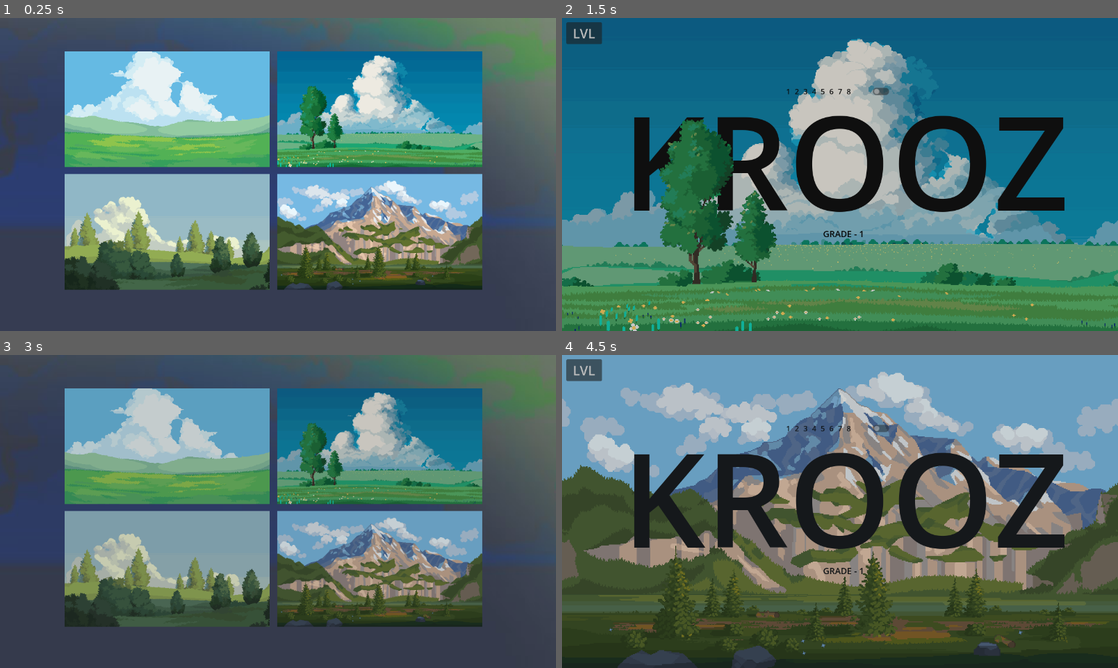
Above: before the commit, frames 1-4 (two rows, left to right).
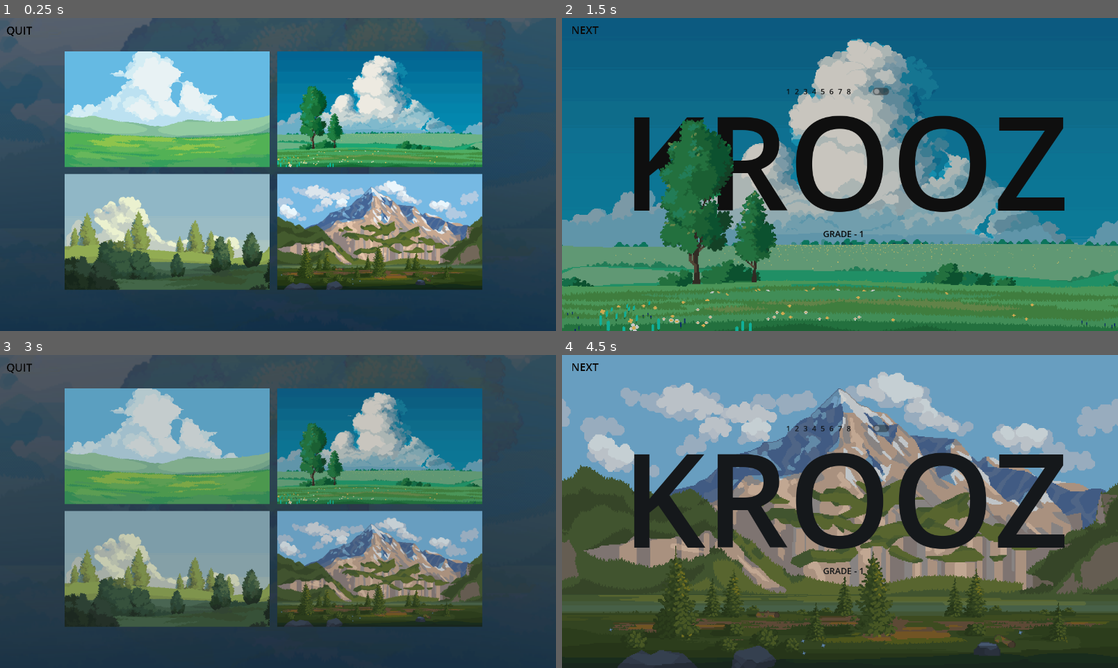
Above: after the commit, the same moments.

Repository: somKrooz/Godot-Parallax-Kanji
Game: Godot game, scene res://MainScene/level_select.tscn
The game is run twice, just before and just after one commit, with the same random seed, the same clock (stepped at 60 frames per second) and the same inputs.
Inputs (mouse positions are in pixels of both pictures, inside the frame that each line leads up to):
- Up to frame 1 (0.25 s): no input
- Up to frame 2 (1.5 s): click (940, 108) at 0.5 s; click "LVL" (after the commit: "NEXT") at 1.25 s
- Up to frame 3 (3 s): click "LVL" (after the commit: "NEXT") at 2 s; click (166, 567) at 2.75 s
- Up to frame 4 (4.5 s): click (940, 567) at 3.5 s; click "LVL" (after the commit: "NEXT") at 4.25 s

The runs differ from the first frame. In frame 1, 29% of the frame differs, in the area x 0-100%, y 0-100%; in frame 2, 0.4%; in frame 3, 17%; in frame 4, 0.5%.
Error in both runs: Invalid call. Nonexistent function 'size' in base 'Nil'. (res://Utils/Kanji-API.gd:20)

Commit message:
Fixed Few Bugs and added audio streams

Diff:
--- a/AnimScript/AutoRun.gd
+++ b/AnimScript/AutoRun.gd
@@ -1,10 +1,12 @@
 extends ParallaxBackground
+@onready var loop = $"../loop"
+@export var speed = 20000.0
 
-@export var speed = 20000.0
 var direction = Vector2.RIGHT
 # Called when the node enters the scene tree for the first time.
 func _ready():
-	pass # Replace with function body.
+	loop.play()
+
 
 
 # Called every frame. 'delta' is the elapsed time since the previous frame.
--- a/MainScene/level_select.tscn
+++ b/MainScene/level_select.tscn
@@ -1,20 +1,34 @@
-[gd_scene load_steps=8 format=3 uid="uid://bmpgv7rd1kk45"]
+[gd_scene load_steps=10 format=3 uid="uid://bmpgv7rd1kk45"]
 
 [ext_resource type="Script" path="res://Utils/LevelSelect.gd" id="1_bk04e"]
-[ext_resource type="Texture2D" uid="uid://lreutkno1x5" path="res://Levels/Out.jpg" id="1_itfro"]
+[ext_resource type="Texture2D" uid="uid://dpvsjiywnx7st" path="res://Levels/mainMenu.png" id="1_mcqrx"]
 [ext_resource type="Texture2D" uid="uid://j40pdc6xqt2l" path="res://Levels/nature_2/orig.png" id="2_v3d7x"]
 [ext_resource type="Texture2D" uid="uid://cvlturrtrsvic" path="res://Levels/1.png" id="3_2oao7"]
 [ext_resource type="Texture2D" uid="uid://edcjjbdw5bkx" path="res://Levels/nature_3/orig.png" id="3_un6pc"]
 [ext_resource type="Texture2D" uid="uid://c653yxcj2y30o" path="res://Levels/nature_4/orig.png" id="4_7hlvp"]
 [ext_resource type="Texture2D" uid="uid://c54nt8fh2f36l" path="res://Levels/nature_5/orig.png" id="5_8g4pr"]
+[ext_resource type="AudioStream" uid="uid://ba4qrgw4wbd1g" path="res://Music/minimal-pop-click-ui-1-198301.mp3" id="8_wkcod"]
+
+[sub_resource type="FontVariation" id="FontVariation_we0qh"]
 
 [node name="Level-Select" type="Node2D"]
 
 [node name="Sprite2D" type="Sprite2D" parent="."]
-position = Vector2(715, 204)
+position = Vector2(667, 193)
 scale = Vector2(2.80556, 3.34568)
-texture = ExtResource("1_itfro")
-flip_v = true
+texture = ExtResource("1_mcqrx")
+
+[node name="Button2" type="Button" parent="."]
+offset_left = 12.0
+offset_top = 11.0
+offset_right = 825.0
+offset_bottom = 442.0
+scale = Vector2(0.08, 0.08)
+theme_override_colors/font_color = Color(0, 0, 0, 1)
+theme_override_fonts/font = SubResource("FontVariation_we0qh")
+theme_override_font_sizes/font_size = 310
+text = "QUIT"
+flat = true
 
 [node name="GridContainer" type="GridContainer" parent="."]
 anchors_preset = 8
@@ -60,6 +74,10 @@
 texture_pressed = ExtResource("3_2oao7")
 texture_hover = ExtResource("3_2oao7")
 
+[node name="click-Sound" type="AudioStreamPlayer2D" parent="."]
+stream = ExtResource("8_wkcod")
+
+[connection signal="pressed" from="Button2" to="GridContainer" method="_on_button_2_pressed"]
 [connection signal="pressed" from="GridContainer/level-1" to="GridContainer" method="_on_level_1_pressed"]
 [connection signal="pressed" from="GridContainer/level-2" to="GridContainer" method="_on_level_2_pressed"]
 [connection signal="pressed" from="GridContainer/level-3" to="GridContainer" method="_on_level_3_pressed"]
--- a/Scene/Util-Scene/change_btn.tscn
+++ b/Scene/Util-Scene/change_btn.tscn
@@ -1,6 +1,7 @@
-[gd_scene load_steps=3 format=3 uid="uid://byc5wpin53ivg"]
+[gd_scene load_steps=4 format=3 uid="uid://byc5wpin53ivg"]
 
 [ext_resource type="Script" path="res://Utils/levelChange.gd" id="1_n52i0"]
+[ext_resource type="AudioStream" uid="uid://b5esraqnkexh5" path="res://Music/bloop-1-184019.mp3" id="2_4s0fs"]
 
 [sub_resource type="FontVariation" id="FontVariation_g8rvd"]
 
@@ -9,11 +10,17 @@
 [node name="Button" type="Button" parent="."]
 offset_left = 10.0
 offset_top = 10.0
-offset_right = 92.0
-offset_bottom = 54.0
+offset_right = 1077.0
+offset_bottom = 441.0
+scale = Vector2(0.08, 0.08)
+theme_override_colors/font_color = Color(0, 0, 0, 1)
 theme_override_fonts/font = SubResource("FontVariation_g8rvd")
-theme_override_font_sizes/font_size = 30
-text = "LVL"
+theme_override_font_sizes/font_size = 310
+text = "NEXT"
+flat = true
 script = ExtResource("1_n52i0")
 
+[node name="Click-Sound" type="AudioStreamPlayer2D" parent="."]
+stream = ExtResource("2_4s0fs")
+
 [connection signal="pressed" from="Button" to="Button" method="_on_pressed"]
--- a/Scene/grass_land.tscn
+++ b/Scene/grass_land.tscn
@@ -7,6 +7,7 @@
 [ext_resource type="Texture2D" uid="uid://cuhn60gni2hrd" path="res://Levels/nature_5/3.png" id="5_pvin6"]
 [ext_resource type="PackedScene" uid="uid://0iy0x4yfsohw" path="res://MainScene/kanji_api.tscn" id="5_x6wpr"]
 [ext_resource type="Texture2D" uid="uid://b4ee4gblrw8qt" path="res://Levels/nature_5/4.png" id="6_0oq5p"]
+[ext_resource type="AudioStream" uid="uid://b0kporgookhth" path="res://Music/peaceful-piano-loop-6903.mp3" id="8_ea7lg"]
 
 [node name="GrassLand" type="Node2D"]
 
@@ -59,3 +60,6 @@
 texture = ExtResource("6_0oq5p")
 centered = false
 offset = Vector2(0, 12)
+
+[node name="loop" type="AudioStreamPlayer2D" parent="."]
+stream = ExtResource("8_ea7lg")
--- a/Scene/grassland.tscn
+++ b/Scene/grassland.tscn
@@ -7,6 +7,7 @@
 [ext_resource type="Texture2D" uid="uid://dwlfsr5rlvex5" path="res://Levels/nature_3/3.png" id="4_3ticg"]
 [ext_resource type="Texture2D" uid="uid://bg0c6i6u25wel" path="res://Levels/nature_3/4.png" id="5_0np5i"]
 [ext_resource type="PackedScene" uid="uid://0iy0x4yfsohw" path="res://MainScene/kanji_api.tscn" id="5_c1uro"]
+[ext_resource type="AudioStream" uid="uid://r82f1uh7y7p4" path="res://Music/war-drum-loop-103870.mp3" id="8_vp0e2"]
 
 [node name="Grassland" type="Node2D"]
 
@@ -60,3 +61,6 @@
 texture = ExtResource("5_0np5i")
 centered = false
 offset = Vector2(0, 12)
+
+[node name="loop" type="AudioStreamPlayer2D" parent="."]
+stream = ExtResource("8_vp0e2")
--- a/Scene/hollow_forest.tscn
+++ b/Scene/hollow_forest.tscn
@@ -7,6 +7,7 @@
 [ext_resource type="PackedScene" uid="uid://0iy0x4yfsohw" path="res://MainScene/kanji_api.tscn" id="5_3xhp1"]
 [ext_resource type="Texture2D" uid="uid://6h8gq4slmxtl" path="res://Levels/nature_2/3.png" id="5_b4hgq"]
 [ext_resource type="Texture2D" uid="uid://cke4s70ho8t2j" path="res://Levels/nature_2/4.png" id="6_mn4nm"]
+[ext_resource type="AudioStream" uid="uid://bpf4ri2f70qjs" path="res://Music/sunflower-street-drumloop-85bpm-163900.mp3" id="8_wol76"]
 
 [node name="HollowForest" type="Node2D"]
 
@@ -59,3 +60,6 @@
 texture = ExtResource("6_mn4nm")
 centered = false
 offset = Vector2(0, 12)
+
+[node name="loop" type="AudioStreamPlayer2D" parent="."]
+stream = ExtResource("8_wol76")
--- a/Scene/pine_land.tscn
+++ b/Scene/pine_land.tscn
@@ -7,6 +7,7 @@
 [ext_resource type="Texture2D" uid="uid://csvxartpki4v3" path="res://Levels/nature_4/2.png" id="4_fctlp"]
 [ext_resource type="Texture2D" uid="uid://b26lfllompiuy" path="res://Levels/nature_4/4.png" id="4_u0vbg"]
 [ext_resource type="PackedScene" uid="uid://0iy0x4yfsohw" path="res://MainScene/kanji_api.tscn" id="5_u7vip"]
+[ext_resource type="AudioStream" uid="uid://bq757r61pxa4d" path="res://Music/amen-break-no-copyright-remake-120bpm-25924.mp3" id="8_gg2u8"]
 
 [node name="Pine-Land" type="Node2D"]
 
@@ -58,3 +59,6 @@
 texture = ExtResource("4_u0vbg")
 centered = false
 offset = Vector2(0, 12)
+
+[node name="loop" type="AudioStreamPlayer2D" parent="."]
+stream = ExtResource("8_gg2u8")
--- a/Utils/Kanji-API.gd
+++ b/Utils/Kanji-API.gd
@@ -22,7 +22,7 @@
 
 
 func _on_timer_timeout():
-	http_request.request_completed.connect(_on_request_completed)
+	#http_request.request_completed.connect(_on_request_completed)
 	http_request.request(mainUrl)
 
 
--- a/Utils/LevelSelect.gd
+++ b/Utils/LevelSelect.gd
@@ -1,5 +1,7 @@
 extends GridContainer
 
+@onready var click_sound = $"../click-Sound"
+@onready var exit_sound = $"../exit-Sound"
 
 # Called when the node enters the scene tree for the first time.
 func _ready():
@@ -7,16 +9,24 @@
 
 
 func _on_level_1_pressed():
+	click_sound.play()
 	Screenfade.kroozer("res://Scene/hollow_forest.tscn")
 
 
 func _on_level_2_pressed():
+	click_sound.play()
 	Screenfade.kroozer("res://Scene/grass_land.tscn")
 
 
 func _on_level_3_pressed():
+	click_sound.play()
 	Screenfade.kroozer("res://Scene/pine_land.tscn")
 
 
 func _on_level_4_pressed():
+	click_sound.play()
 	Screenfade.kroozer("res://Scene/grassland.tscn")
+
+
+func _on_button_2_pressed():
+	get_tree().quit()
--- a/Utils/levelChange.gd
+++ b/Utils/levelChange.gd
@@ -1,11 +1,13 @@
 extends Button
 
+@onready var click_sound = $"../Click-Sound"
 
 # Called when the node enters the scene tree for the first time.
 func _ready():
-	pass # Replace with function body.
+	pass
 
 
 
 func _on_pressed():
 	Screenfade.kroozer("res://MainScene/level_select.tscn")
+	click_sound.play()
Binary file added: Levels/mainMenu.png
Not shown, added: Levels/mainMenu.png.import
Not shown, added: Music/amen-break-no-copyright-remake-120bpm-25924.mp3.import
Not shown, added: Music/bloop-1-184019.mp3.import
Not shown, added: Music/minimal-pop-click-ui-1-198301.mp3.import
Not shown, added: Music/peaceful-piano-loop-6903.mp3.import
Not shown, added: Music/sunflower-street-drumloop-85bpm-163900.mp3.import
Not shown, added: Music/war-drum-loop-103870.mp3.import
Not shown: 1 places in Scene/grass_land.tscn that only renumber resources
Not shown: 1 places in Scene/grassland.tscn that only renumber resources
Not shown: 1 places in Scene/hollow_forest.tscn that only renumber resources
Not shown: 1 places in Scene/pine_land.tscn that only renumber resources
(and 6 more such lines)
